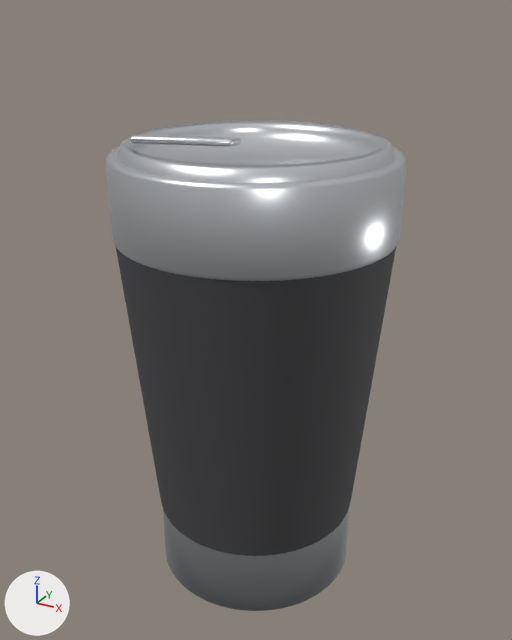
Before and after pictures for a commit that changed the Blender file assets-src/pint.blend.
Before and after are seen from a camera (50 mm lens) standing at (0.107, -0.1945, 0.1937) and looking at (-0.0004, 0.0007, 0.0961). Lighting does not change. The marker at lower left points along +X, +Y and +Z. The older version comes first.

The scene before the commit, as lines of its bpy script (objects in view):
```python
ob_body = bpy.data.objects.new('Body', me_body)
ob_body.parent = ob_pint
ob_body.location = (0.0, 0.0, 0.0)
ob_lid = bpy.data.objects.new('Lid', me_lid)
ob_lid.parent = ob_pint
ob_lid.location = (0.0, 0.0, 0.0)
ob_lid_tab = bpy.data.objects.new('Lid_tab', me_cube_001)
ob_lid_tab.parent = ob_pint
ob_lid_tab.location = (0.0, 0.0, 0.0)
ob_steel_base = bpy.data.objects.new('Steel_base', me_steel_base)
ob_steel_base.parent = ob_pint
ob_steel_base.location = (0.0, 0.0, 0.0)
ob_steel_top = bpy.data.objects.new('Steel_top', me_steel_top)
ob_steel_top.parent = ob_pint
ob_steel_top.location = (0.0, 0.0, 0.0)
```
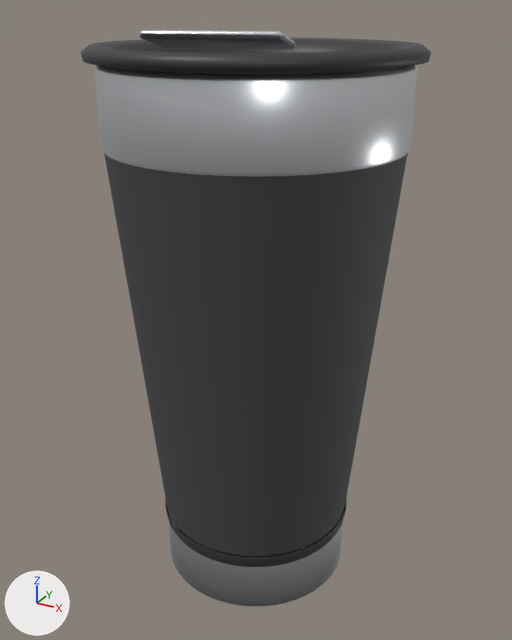
Pixel boxes [x1, y1, x2, y2] of what changed, in the pictures (512 x 640 px):
'Body', reshaped (9% wider, 30% taller): before [115, 246, 396, 556]; after [103, 152, 408, 556]
'Steel_top', moved, rescaled (7% wider, 17% shorter): before [106, 146, 406, 281]; after [95, 65, 417, 177]
'Lid', deleted: before [117, 121, 395, 183]
'Steel_base', reshaped (7% shorter): before [163, 509, 349, 611]; after [168, 511, 344, 606]
'Plastic_lid', added: after [81, 38, 431, 74]
'Lid_tab', reshaped (41% wider, 54% taller): before [130, 135, 241, 147]; after [139, 30, 296, 49]
'Plastic_ring', added: after [165, 499, 347, 567]

Edits to the bpy script that builds the scene:
```text
Add mat_plastic:
    mat_plastic = principled_material('Plastic')
    mat_plastic.base_color = (0.035, 0.035, 0.04)  # dark grey #353538
Change me_body:
    used by ob_body; parent = ob_pint; location = (0.0, 0.0, 0.0)
    remove me_body.from_pydata(...)  # 512 vertices, 384 faces; spans x -0.0452..0.0452, y -0.0452..0.0452, z 0.026..0.1275
    add me_body.from_pydata(...)  # 512 vertices, 384 faces; spans x -0.0462..0.0462, y -0.0462..0.0462, z 0.024..0.1555
    me_body part 1: 512 of 512 vertices moved; they spanned x -0.0452..0.0452, y -0.0452..0.0452, z 0.026..0.1275 and now span x -0.0462..0.0462, y -0.0462..0.0462, z 0.024..0.1555; mean shift (0.0, 0.0, 0.013)
Change me_steel_base:
    used by ob_steel_base; parent = ob_pint; location = (0.0, 0.0, 0.0)
    remove me_steel_base.from_pydata(...)  # 641 vertices, 640 faces; spans x -0.0358..0.0358, y -0.0358..0.0358, z 0.0..0.026
    add me_steel_base.from_pydata(...)  # 513 vertices, 512 faces; spans x -0.0335..0.0335, y -0.0335..0.0335, z 0.0..0.019
    me_steel_base part 2: 640 vertices removed from x -0.0358..0.0358, y -0.0358..0.0358, z 0.0..0.026; 512 vertices added at x -0.0335..0.0335, y -0.0335..0.0335, z 0.0..0.019
Change me_steel_top:
    used by ob_steel_top; parent = ob_pint; location = (0.0, 0.0, 0.0)
    remove me_steel_top.from_pydata(...)  # 640 vertices, 512 faces; spans x -0.0457..0.0457, y -0.0457..0.0457, z 0.1275..0.1535
    add me_steel_top.from_pydata(...)  # 640 vertices, 512 faces; spans x -0.0466..0.0466, y -0.0466..0.0466, z 0.1555..0.1795
    me_steel_top part 3: the whole mesh is scaled about its middle by (1.02, 1.02, 0.92), then moved by (0.0, 0.0, 0.027)
Change me_cube_001:
    used by ob_lid_tab; parent = ob_pint; location = (0.0, 0.0, 0.0)
    remove me_cube_001.from_pydata(...)  # 152 vertices, 150 faces; spans x -0.0281..0.0041, y -0.0309..-0.0091, z 0.1566..0.1604
    add me_cube_001.from_pydata(...)  # 152 vertices, 150 faces; spans x -0.0254..0.0174, y -0.0276..-0.0004, z 0.1831..0.1883
    me_cube_001 part 4: 152 of 152 vertices moved; they spanned x -0.0281..0.0041, y -0.0309..-0.0091, z 0.1566..0.1604 and now span x -0.0254..0.0174, y -0.0276..-0.0004, z 0.1831..0.1883; mean shift (0.008, 0.006, 0.0272)
Add me_plastic_lid:
    me_plastic_lid.from_pydata(...)  # 897 vertices, 896 faces; spans x -0.05..0.05, y -0.05..0.05, z 0.1765..0.1843
    me_plastic_lid.polygons.foreach_set('use_smooth', [True] * 896)
    me_plastic_lid.materials.append(mat_plastic)  # dark grey #353538
Add me_plastic_ring:
    me_plastic_ring.from_pydata(...)  # 512 vertices, 384 faces; spans x -0.0344..0.0344, y -0.0344..0.0344, z 0.019..0.024
    me_plastic_ring.polygons.foreach_set('use_smooth', [True] * 384)
    me_plastic_ring.materials.append(mat_plastic)  # dark grey #353538
Remove ob_lid:
    ob_lid = bpy.data.objects.new('Lid', me_lid)
    ob_lid.parent = ob_pint
    ob_lid.location = (0.0, 0.0, 0.0)
Add ob_plastic_lid:
    ob_plastic_lid = bpy.data.objects.new('Plastic_lid', me_plastic_lid)
    ob_plastic_lid.parent = ob_pint
    ob_plastic_lid.location = (0.0, 0.0, 0.0)
Add ob_plastic_ring:
    ob_plastic_ring = bpy.data.objects.new('Plastic_ring', me_plastic_ring)
    ob_plastic_ring.parent = ob_pint
    ob_plastic_ring.location = (0.0, 0.0, 0.0)
```
